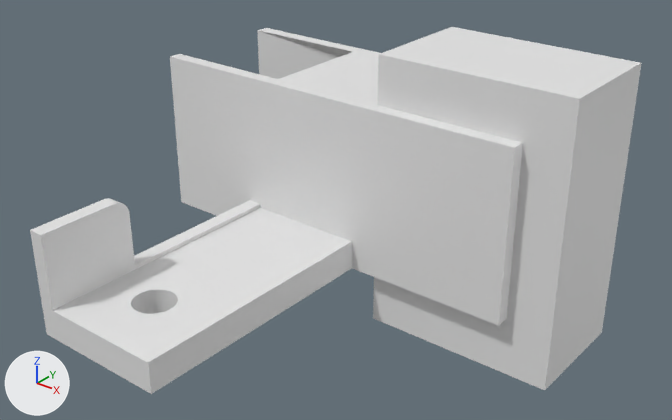
The Blender file war1/WAR2.blend: old version first, new version second.
Before and after are seen from a camera (50 mm lens) standing at (48.1, -63.1, 53.9) and looking at (-2.3, -0.1, 14.9). Arrows for +X, +Y and +Z are at lower left; the lights stay in place.
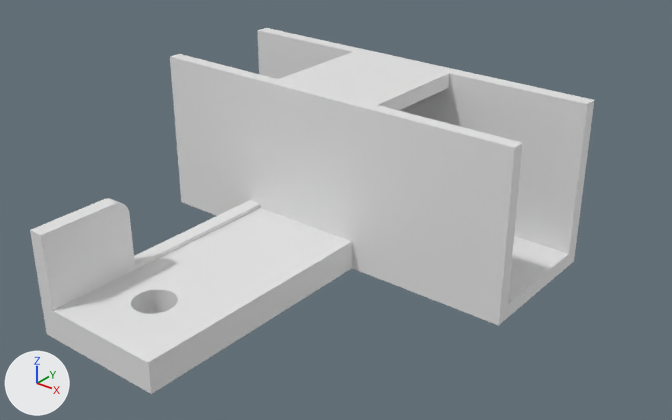
Where the change shows, as pixel boxes [x1, y1, x2, y2] in the pictures (672 x 420 px):
'Cube', reshaped, modifiers changed: before [30, 28, 523, 394]; after [30, 28, 594, 394]
'Cube.001', deleted: before [373, 27, 642, 390]
part 1 of me_cube_001, built on: before [170, 28, 523, 325]; after [170, 28, 594, 325]

The change in detail:
me_cube_001 has 239 vertices, 130 faces, 4 loose edges and spans x -25.5..15.5, y -25.5..25.6, z 8.5..25.5.
me_cube_001 is used by ob_cube; location (0.0, 0.35, 0.0).
Verts and faces of me_cube_001; kept vertices keep their numbers, new ones are numbered from 239.
Before the commit, vertices of me_cube_001: 0 (2.0, 0.8, 24.0), 1 (2.0, 15.0, 24.0), 2 (-11.4, 15.0, 24.0), 3 (-11.4, 0.8, 24.0), 14 (-13.0, 15.5, 25.5).
Before the commit, vertices of me_cube_001: 20 (15.5, 15.5, 11.5), 21 (15.5, 15.5, 25.5), 22 (-25.5, 15.5, 25.5), 23 (15.5, 15.5, 8.5), 26 (-1.0, 0.4, 25.5).
Before the commit, vertices of me_cube_001: 27 (15.5, 0.5, 8.5), 28 (15.5, 0.4, 25.5), 29 (-13.2, 0.4, 25.5), 32 (-25.5, 0.5, 25.5), 35 (-1.0, 0.5, 25.5).
Before the commit, vertices of me_cube_001: 227 (-11.4, 15.0, 8.5), 230 (2.0, 15.0, 8.5), 231 (2.0, 0.8, 8.5), 232 (-11.4, 0.8, 8.5), 233 (-25.5, 14.0, 25.5).
Before the commit, vertices of me_cube_001: 236 (-11.4, 1.8, 25.5), 237 (-25.5, 1.8, 25.5), 238 (-11.4, 14.0, 25.5).
Part 1, on me_cube_001:
Faces deleted: (0, 3, 2, 1), (20, 21, 28, 27, 23), (14, 22, 233, 238, 236, 237, 32, 29, 35, 26, 28, 21), (0, 1, 230, 231).
Vertices 0, 3, 231, 232 move by (0.0, 1.0, 0.0).
Vertices 1, 2, 227, 230 move by (0.0, -1.0, 0.0).
New vertex 239 is at (15.5, 1.8, 10.0), pixel (507, 304).
New vertex 240 is at (0.7, 1.8, 25.5), pixel (377, 104).
New vertex 241 is at (0.7, 1.8, 24.0).
New vertex 242 is at (2.0, 1.8, 10.0).
New vertices 243 to 246 stand at vertices 239 to 242, in that order, plus (0.0, 12.2, 0.0).
New vertex 247 is at (2.0, 1.8, 24.0).
New vertex 248 is at (15.5, 1.8, 25.5), pixel (522, 142).
New vertex 249 is at (15.5, 14.0, 25.5), pixel (587, 104).
New vertex 250 is at (2.0, 14.0, 24.0), pixel (459, 90).
New faces: (0, 3, 2, 1, 250, 245, 241, 247), (20, 21, 249, 243, 239, 248, 28, 27, 23), (14, 22, 233, 238, 236, 237, 32, 29, 35, 26, 28, 248, 240, 244, 249, 21), (0, 247, 242, 246, 250, 1, 230, 231), (243, 249, 244, 245, 250, 246), (240, 241, 245, 244).
New faces: (239, 243, 246, 242), (239, 242, 247, 241, 240, 248).
Object 'Cube.001' (ob_cube_001) is deleted.
Object 'Cube' (ob_cube) loses its BOOLEAN modifier named 'Boolean'.
Modifier setting removed (it was solver = 'FLOAT').
